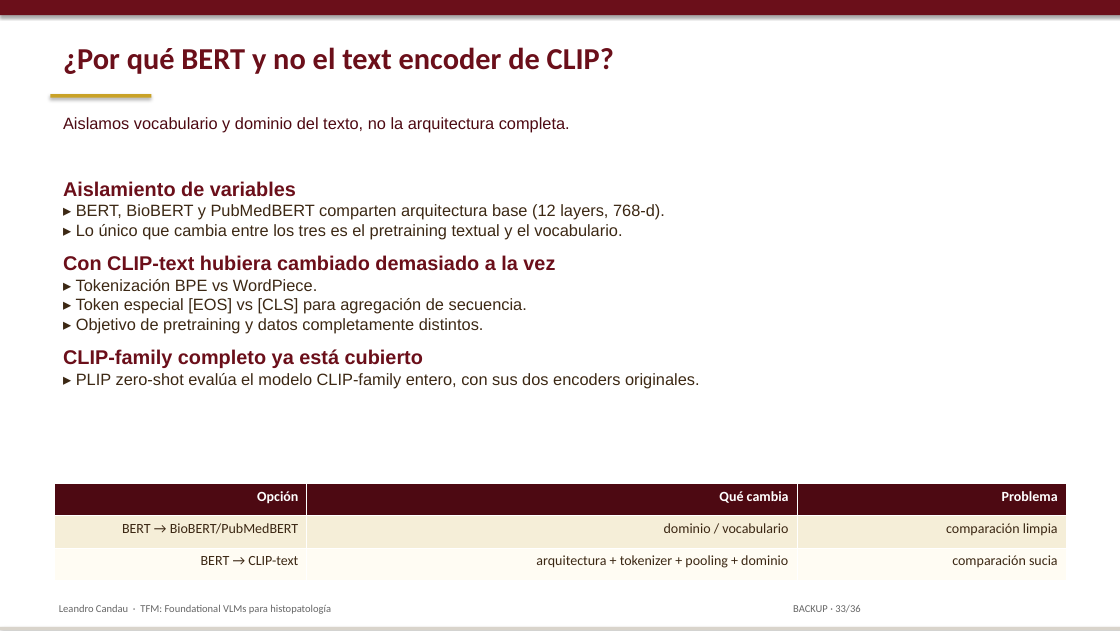
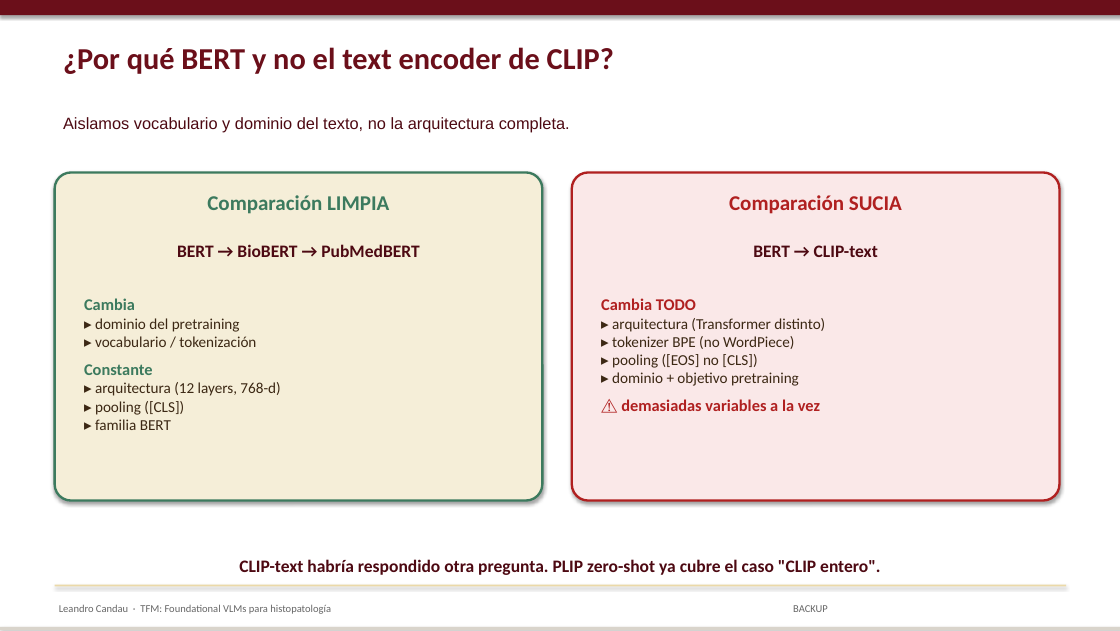
Before and after one commit to lcandau/histopathology-clip-lab, a slide deck: slide 33 of report/TFM_defense.pptx. Drawn at 1120x631 pixels with LibreOffice and Linux fonts; fonts in the diff are those of the drawing. Boxes give left, top, right and bottom in pixels: in the first picture for what was removed or moved away, otherwise in the second. Text is boxed around its words. In the diff, an @@ line names an element or a change of style, - is before the commit and + after.

```diff
--- a/report/TFM_defense.pptx
+++ b/report/TFM_defense.pptx
@@ rectangle removed at (x1=50, y1=94, x2=151, y2=98) @@
@@ rounded rectangle added at (x1=55, y1=172, x2=542, y2=500), fill #F5EED8, outline #3C7A5E 2 pt @@
@@ rounded rectangle added at (x1=572, y1=172, x2=1059, y2=500), fill #FAE8E8, outline #B02020 2 pt @@
@@ text removed at (x1=63, y1=181, x2=700, y2=388) @@
-Aislamiento de variables
-▸ BERT, BioBERT y PubMedBERT comparten arquitectura base (12 layers, 768-d).
-▸ Lo único que cambia entre los tres es el pretraining textual y el vocabulario.
-Con CLIP-text hubiera cambiado demasiado a la vez
-▸ Tokenización BPE vs WordPiece.
-▸ Token especial [EOS] vs [CLS] para agregación de secuencia.
-▸ Objetivo de pretraining y datos completamente distintos.
-CLIP-family completo ya está cubierto
-▸ PLIP zero-shot evalúa el modelo CLIP-family entero, con sus dos encoders originales.
@@ text added at (x1=207, y1=195, x2=389, y2=214), 18 pt, text #3C7A5E, bold @@
+Comparación LIMPIA
@@ text added at (x1=729, y1=195, x2=902, y2=214), 18 pt, text #B02020, bold @@
+Comparación SUCIA
@@ text added at (x1=177, y1=244, x2=419, y2=257), 15 pt, text #4D0912, bold @@
+BERT → BioBERT → PubMedBERT
@@ text added at (x1=753, y1=245, x2=878, y2=257), 15 pt, text #4D0912, bold @@
+BERT → CLIP-text
@@ text added at (x1=84, y1=298, x2=280, y2=430), 13 pt, text #3C2814 @@
+Cambia
+▸ dominio del pretraining
+▸ vocabulario / tokenización
+Constante
+▸ arquitectura (12 layers, 768-d)
+▸ pooling ([CLS])
+▸ familia BERT
@@ text added at (x1=601, y1=298, x2=825, y2=411), 13 pt, text #3C2814 @@
+Cambia TODO
+▸ arquitectura (Transformer distinto)
+▸ tokenizer BPE (no WordPiece)
+▸ pooling ([EOS] no [CLS])
+▸ dominio + objetivo pretraining
+⚠ demasiadas variables a la vez
@@ table removed at (x1=55, y1=483, x2=1066, y2=580), 3 rows, 3 columns @@
-Opción | Qué cambia | Problema
-BERT → BioBERT/PubMedBERT | dominio / vocabulario | comparación limpia
-BERT → CLIP-text | arquitectura + tokenizer + pooling + dominio | comparación sucia
@@ text added at (x1=239, y1=559, x2=880, y2=575), 15 pt, text #4D0912, bold @@
+CLIP-text habría respondido otra pregunta. PLIP zero-shot ya cubre el caso "CLIP entero".
@@ rectangle added at (x1=55, y1=584, x2=1066, y2=586), fill #EBD9A8 @@
@@ text at (x1=793, y1=605, x2=828, y2=612): text changed @@
-BACKUP · 33/36
+BACKUP
```
Also in this commit, not shown: 29 other slides changed, 4 other files.
